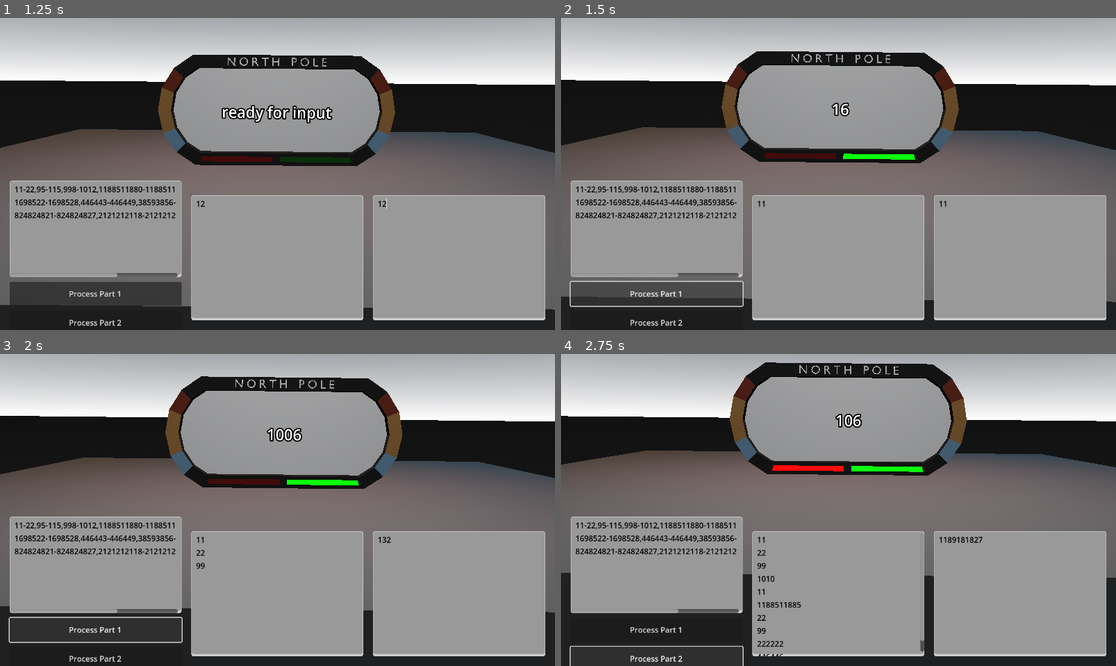
Above: before the commit, frames 1-4 (two rows, left to right).
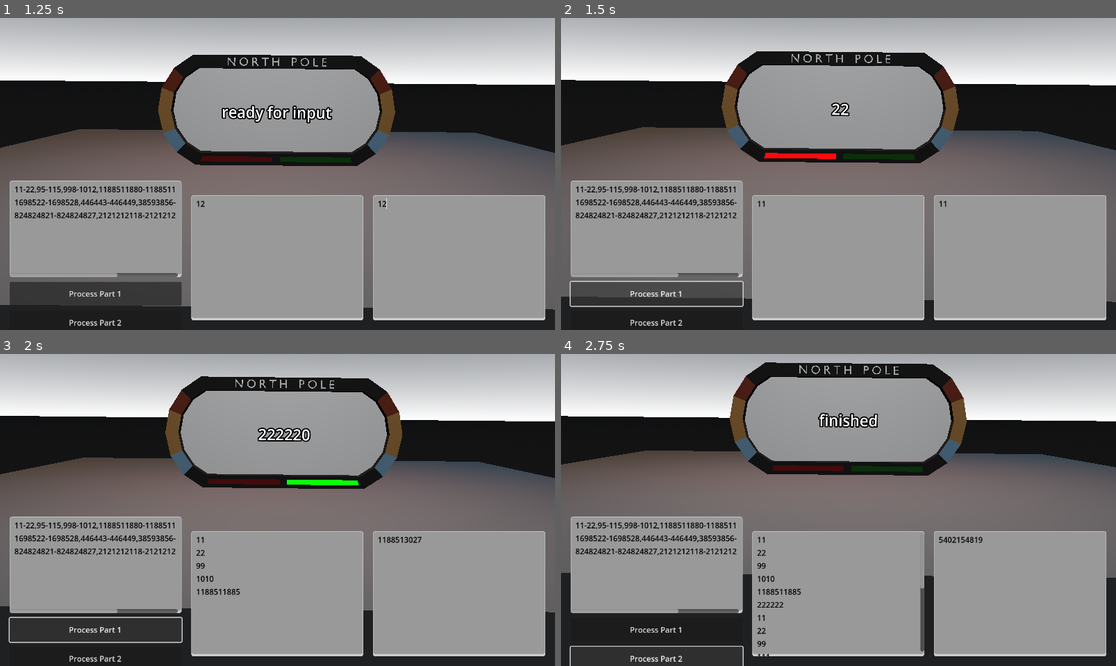
Above: after the commit, the same moments.

Repository: james-kennedy-krill/2025-advent-of-code
Game: Godot game, scene res://main.tscn
Same seed, same stepped clock (60 frames per second), same inputs: the game is played once before the commit and once after it.
Inputs (mouse positions are in pixels of both pictures, inside the frame that each line leads up to):
- Up to frame 1 (1.25 s): click (277, 258) at 0.52 s; type "12" at 0.6 s; click (460, 258) at 0.75 s; type "12" at 0.83 s
- Up to frame 2 (1.5 s): click "Process Part 1" at 1.25 s
- Up to frame 3 (2 s): no input
- Up to frame 4 (2.75 s): click "Process Part 2" at 2 s

Frame 1 is identical in both runs. In frame 2, 0.5% of the frame differs, in the area x 36-64%, y 26-46%; in frame 3, 0.5%; in frame 4, 1.2%, in the area x 35-76%, y 18-97%.

Commit message:
day 3 model

Diff:
--- a/advent-of-code-day-2/main.gd
+++ b/advent-of-code-day-2/main.gd
@@ -7,7 +7,7 @@
 @onready var invalid_ids_input: TextEdit = $CanvasLayer/Panel/HBoxContainer/InvalidIdsInput
 
 @export var glow_amount := 6.0
-@export var red_glow_time := 0.1
+@export var red_glow_time := 0.01
 @export var green_glow_time := 0.00001
 
 var invalid_ids: Array[int]
@@ -24,7 +24,10 @@
 func _process(_delta: float) -> void:
 	if running:
 		status_input.text = "\n".join(invalid_ids)
-		invalid_ids_input.text = str(invalid_ids.reduce(func(a, b): return a + b, 0))
+		call_deferred("_update_solution_text")
+
+func _update_solution_text() -> void:
+	invalid_ids_input.text = str(invalid_ids.reduce(func(a, b): return a + b, 0))
 
 func _solve_part_1() -> void:
 	var puzzle_input_string = puzzle_input.text
@@ -111,7 +114,6 @@
 						var gm := green_material as StandardMaterial3D
 						var original_emission_energy = gm.emission_energy_multiplier
 						gm.emission_energy_multiplier = glow_amount
-						await get_tree().create_timer(green_glow_time).timeout
 						gm.emission_energy_multiplier = original_emission_energy
 				else:
 					invalid_ids.append(num)
Not shown, added: blender-models/battery_voltage.blend
Not shown, added: blender-models/battery_voltage.glb
